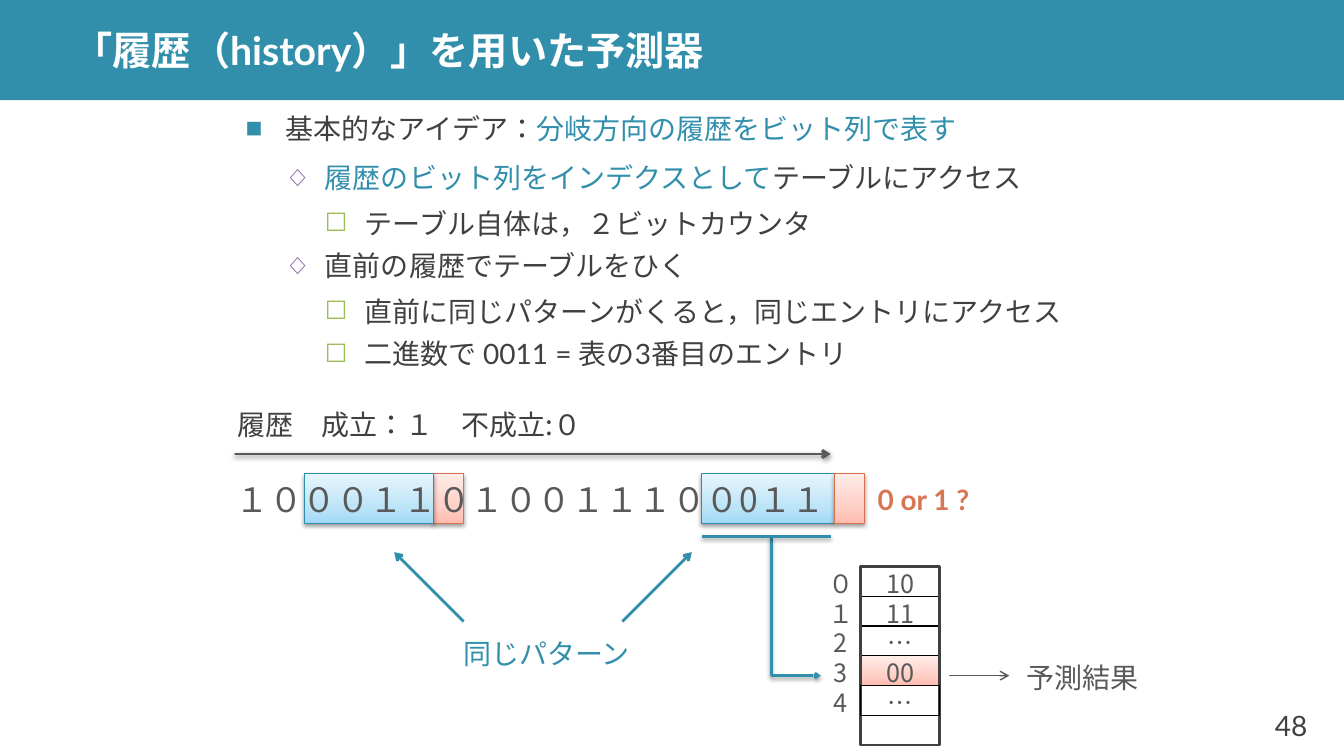
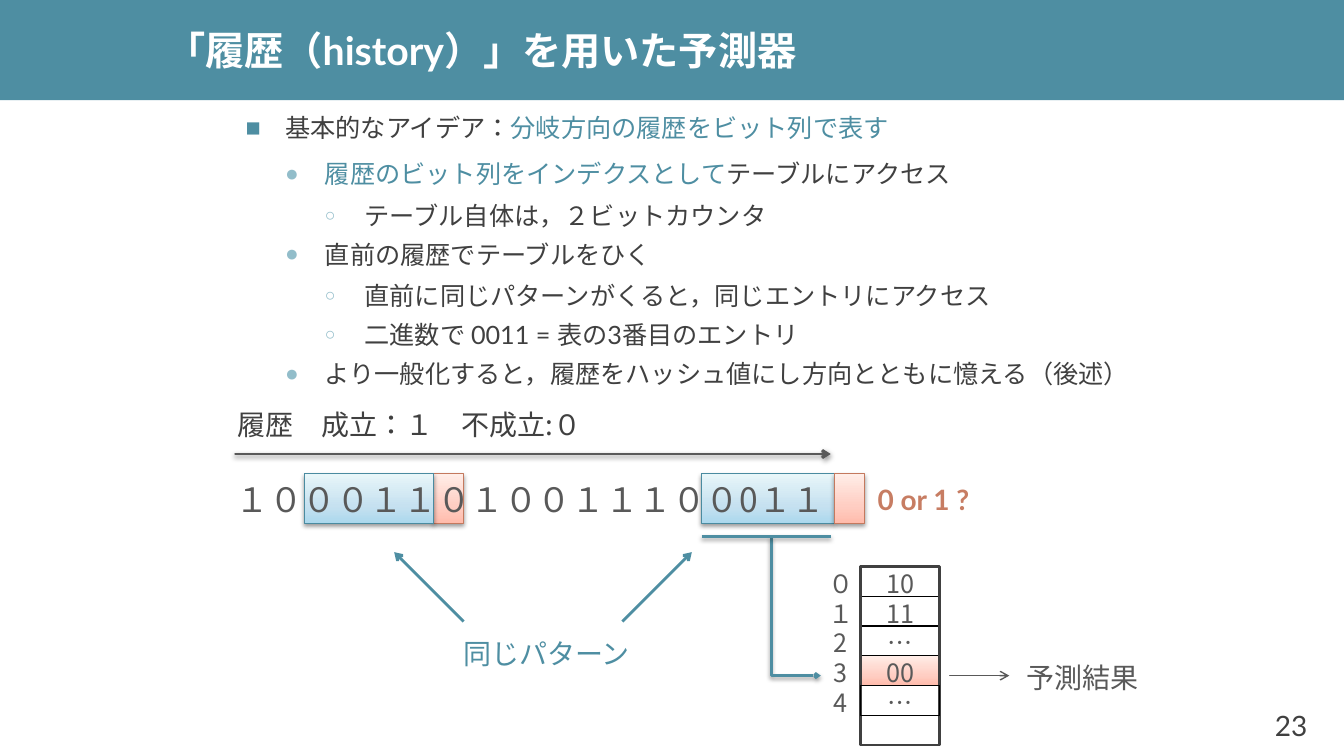
Before and after one commit to shioyadan/advanced-computer-organization, a slide deck: slide 23 of aco-shioya-06.pptx (slide 48 before the commit). Drawn at 1344x756 pixels with LibreOffice and Linux fonts; fonts in the diff are those of the drawing. Boxes give left, top, right and bottom in pixels: in the first picture for what was removed or moved away, otherwise in the second. Text is boxed around its words. In the diff, an @@ line names an element or a change of style, - is before the commit and + after.

```diff
--- a/aco-shioya-06.pptx
+++ b/aco-shioya-06.pptx
@@ rectangle at (x1=0, y1=0, x2=1344, y2=100): fill #328FAC to #4E8EA2 @@
@@ title "「履歴（history）」を用いた予測器" moved from (x1=74, y1=31, x2=704, y2=72) to (x1=166, y1=31, x2=796, y2=72) @@
@@ text at (x1=285, y1=115, x2=991, y2=346): size 20 to 18 pt in "基本的なアイデア：分岐方向の履歴をビット列で表す", "履歴のビット列をインデクスとしてテーブルにアクセス", "テーブル自体は，２ビットカウンタ", "直前の履歴でテーブルをひく" and 2 more places; text colour #328FAC to #4E8EA2 in "基本的なアイデア：分岐方向の履歴をビット列で表す", "履歴のビット列をインデクスとしてテーブルにアクセス"; bullet colour #328FAC to #4E8EA2; bullet ◇ to ●; bullet colour #8064A2 to #92BDCA; bullet ☐ to ○; bullet colour #9BBB59 to #92BDCA @@
@@ text at (x1=325, y1=361, x2=1129, y2=386): paragraph added @@
+  ● より一般化すると，履歴をハッシュ値にし方向とともに憶える（後述）
@@ rectangle at (x1=304, y1=474, x2=434, y2=523): fill gradient #A2D9F7 to #BFE4F8 to #E6F5FD to gradient #ADD9EC to #C6E3F1 to #E8F5FA; outline #2E8DAB 0.75 pt to #4A8CA0 0.75 pt @@
@@ rectangle at (x1=434, y1=474, x2=464, y2=523): fill gradient #FFBEB0 to #FFD0C7 to #FFEDEA to gradient #FFBCAC to #FFCFC4 to #FFECE8; outline #D7714D 0.75 pt to #C5795E 0.75 pt @@
@@ rectangle at (x1=702, y1=474, x2=834, y2=523): fill gradient #A2D9F7 to #BFE4F8 to #E6F5FD to gradient #ADD9EC to #C6E3F1 to #E8F5FA; outline #2E8DAB 0.75 pt to #4A8CA0 0.75 pt @@
@@ rectangle at (x1=835, y1=474, x2=865, y2=523): fill gradient #FFBEB0 to #FFD0C7 to #FFEDEA to gradient #FFBCAC to #FFCFC4 to #FFECE8; outline #D7714D 0.75 pt to #C5795E 0.75 pt @@
@@ text "0 or 1 ?" at (x1=878, y1=489, x2=949, y2=510): text colour #D87552 to #C77D63 @@
@@ line (702, 536) - (831, 536): stroke #328FAC 2 pt to #4E8EA2 2 pt @@
@@ freeform shape at (x1=772, y1=537, x2=821, y2=676): outline #328FAC 2 pt to #4E8EA2 2 pt @@
@@ arrow (464, 622) - (394, 553): stroke #328FAC 2 pt to #4E8EA2 2 pt @@
@@ arrow (622, 622) - (692, 553): stroke #328FAC 2 pt to #4E8EA2 2 pt @@
@@ text "同じパターン" at (x1=463, y1=641, x2=630, y2=667): text colour #328FAC to #4E8EA2 @@
@@ page number at (x1=1275, y1=715, x2=1308, y2=736): text changed @@
-48
+23
```
Also in this commit, not shown: 41 other slides changed, 84 slides added, 51 slides removed, 3 other files.
